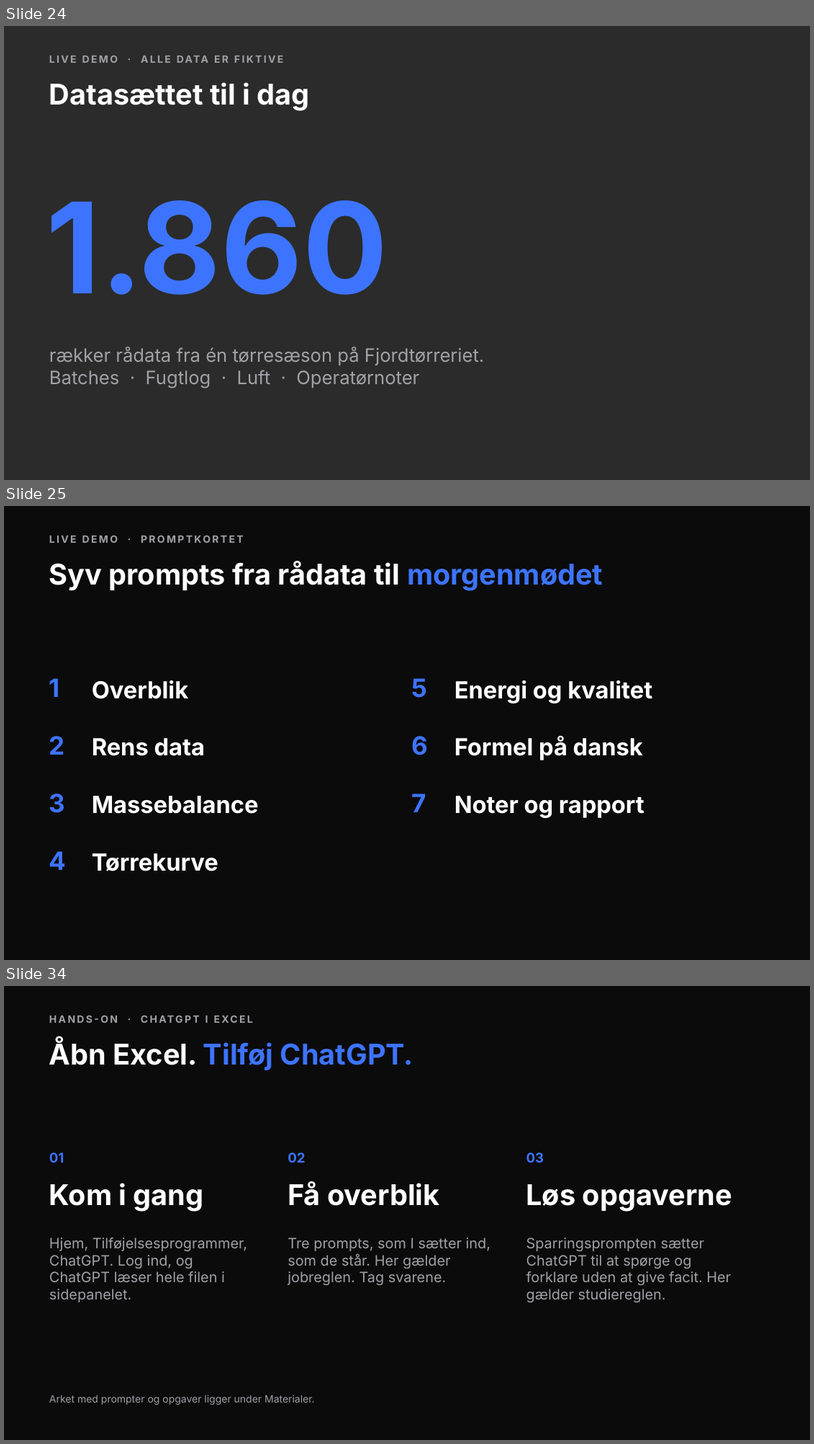
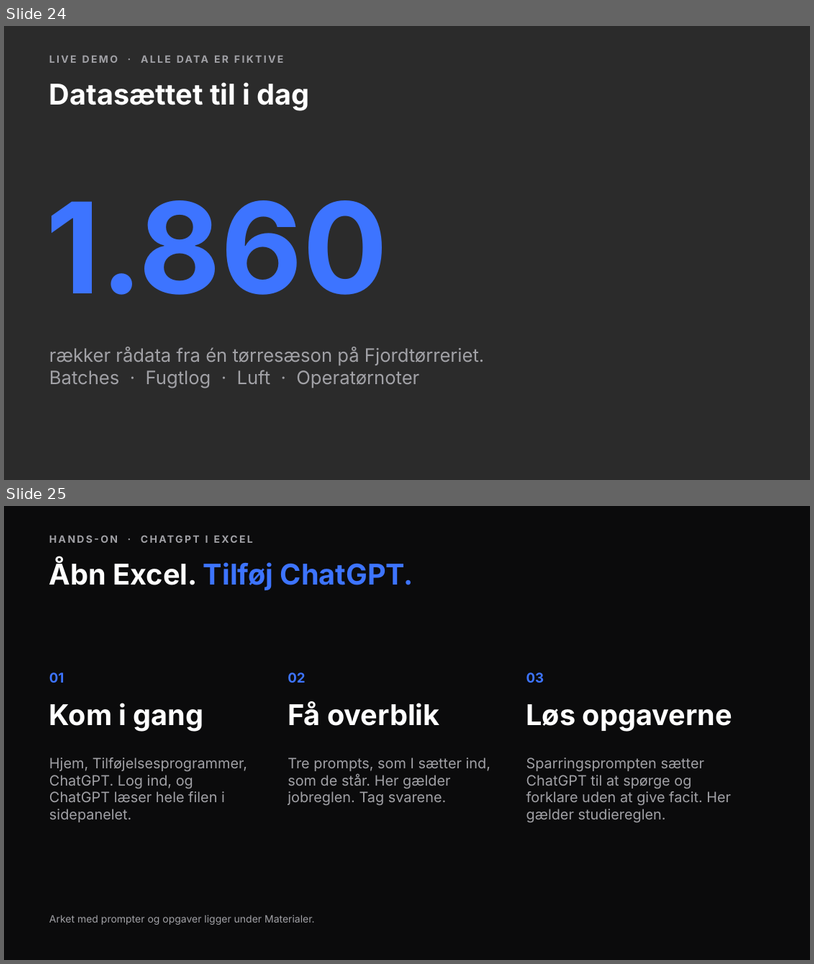
Before and after one commit to andr8769-ui/ucl-ai-undervisning, a slide deck: private/proces/praesentation.pptx. Shown one above the other, each under a label of ours: slides 24, 25 and 34 before the commit, slides 24 and 25 after it; the slides between them are not shown. The pictures are 814x1444 and 814x964 pixels, drawn with LibreOffice and Linux fonts; fonts in the diff are those of the drawing; background and template pictures are left out; a plain dark background stands for a picture behind light text. Boxes give left, top, right and bottom in pixels: in the first picture for what was removed or moved away, otherwise in the second. Text is boxed around its words. In the diff, an @@ line names an element or a change of style, - is before the commit and + after.

```diff
--- a/private/proces/praesentation.pptx
+++ b/private/proces/praesentation.pptx
@@ slide 25 removed at [4,506,810,960], background #0B0B0C @@
@@ text removed at [49,533,594,551] @@
-LIVE DEMO · PROMPTKORTET
@@ title removed at [49,561,603,591] @@
-Syv prompts fra rådata til morgenmødet
@@ text removed at [49,678,60,697] @@
-1
@@ text removed at [412,678,428,698] @@
-5
@@ text removed at [92,680,188,699] @@
-Overblik
@@ text removed at [455,680,653,703] @@
-Energi og kvalitet
@@ text removed at [49,736,65,754] @@
-2
@@ text removed at [92,738,206,756] @@
-Rens data
@@ text removed at [412,736,429,755] @@
-6
@@ text removed at [455,736,643,760] @@
-Formel på dansk
@@ text removed at [49,793,66,813] @@
-3
@@ text removed at [92,795,259,813] @@
-Massebalance
@@ text removed at [412,793,427,812] @@
-7
@@ text removed at [455,795,645,818] @@
-Noter og rapport
@@ text removed at [49,851,67,870] @@
-4
@@ text removed at [92,853,219,871] @@
-Tørrekurve
@@ what was slide 34 is now slide 25 @@
```
Also in this commit, not shown: 1 slide changed, 8 other slides removed, 41 other files.
